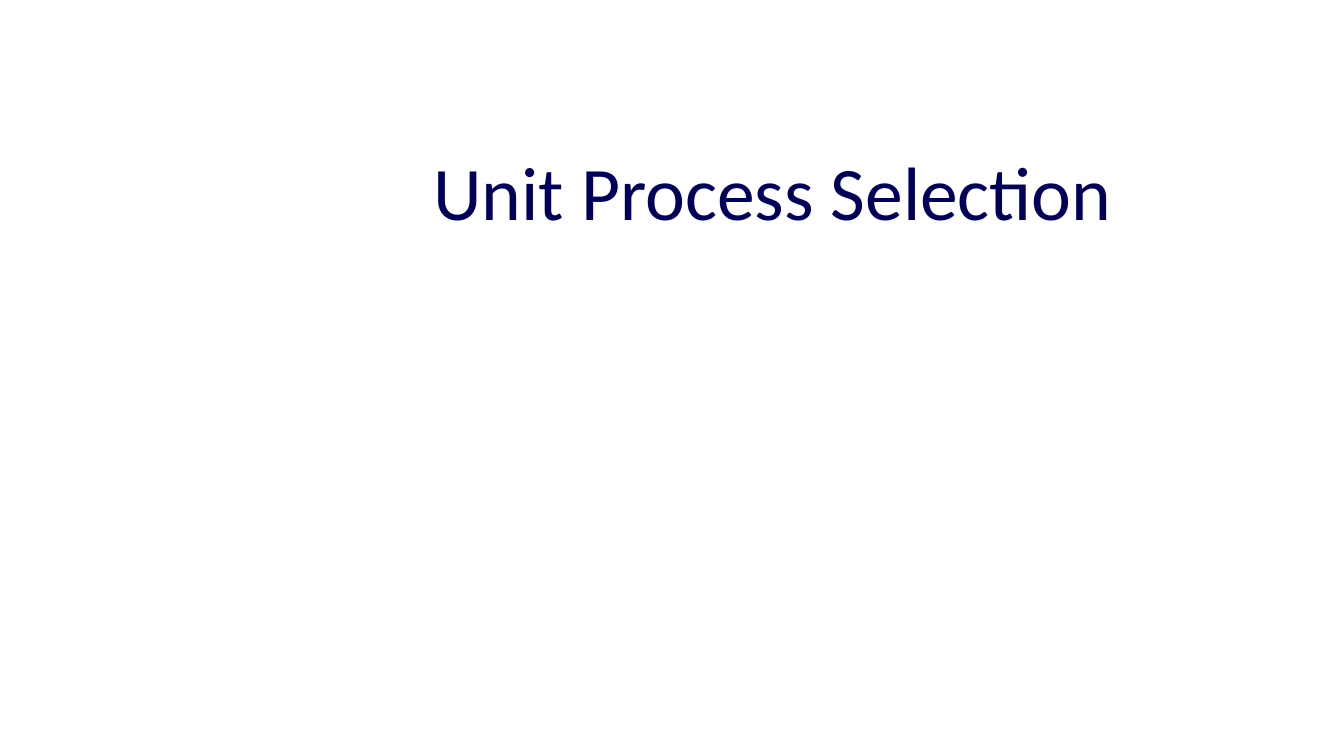
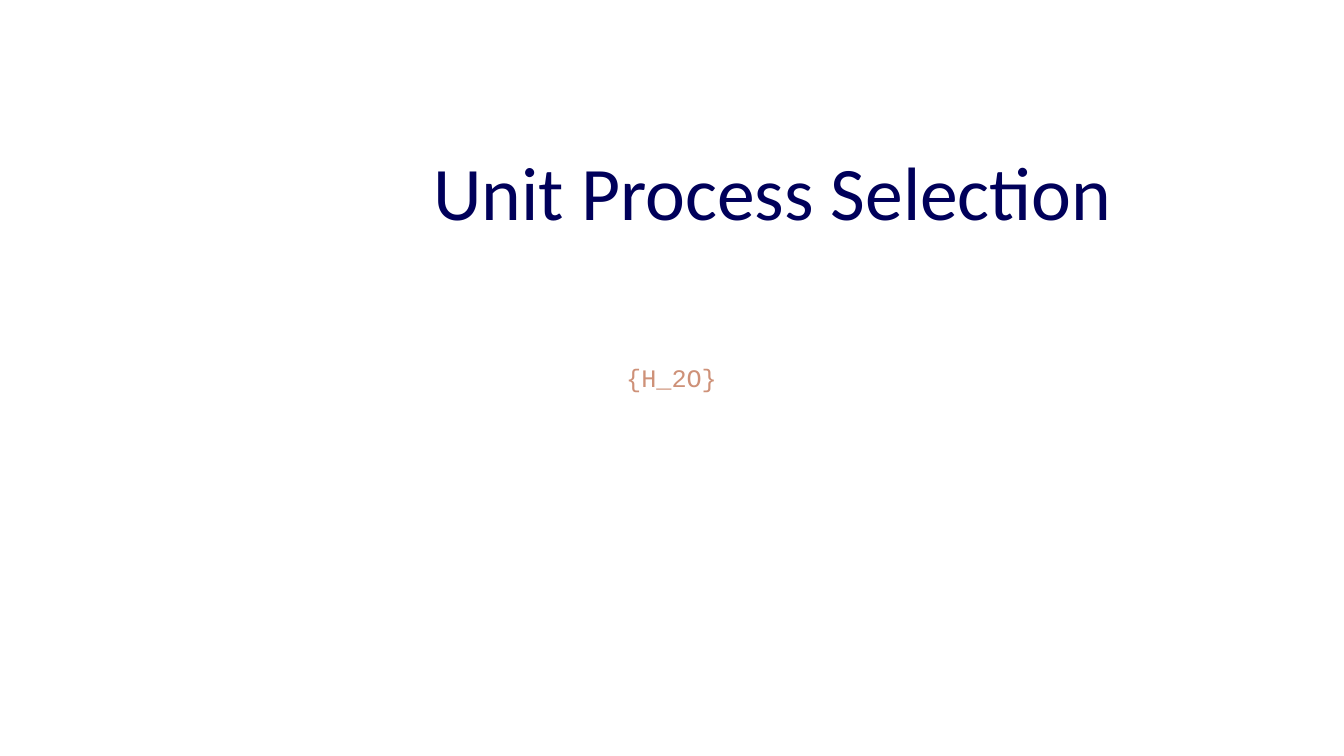
Before and after one commit to monroews/CEE4590, a slide deck: slide 1 of Lectures/Unit Process Selection.pptx. Drawn at 1344x756 pixels with LibreOffice and Linux fonts; fonts in the diff are those of the drawing. Boxes give left, top, right and bottom in pixels: in the first picture for what was removed or moved away, otherwise in the second. Text is boxed around its words. In the diff, an @@ line names an element or a change of style, - is before the commit and + after.

```diff
--- a/Lectures/Unit Process Selection.pptx
+++ b/Lectures/Unit Process Selection.pptx
@@ text added at bbox=[626, 369, 717, 392], 18 pt, text #CE9178 @@
+{H_2O}
```
Also in this commit, not shown: 1 other file.
